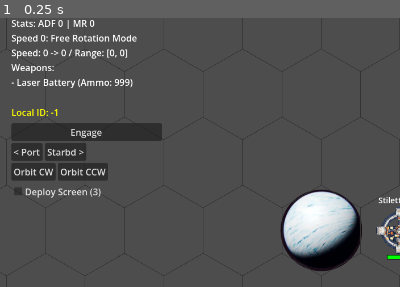
Above: before the commit, frame 1.
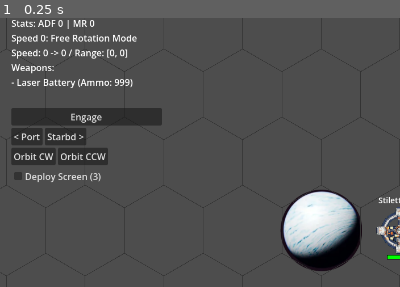
Above: after the commit, the same moment.

Repository: jjeffers/sf-kh-simulator
Game: Godot game, scene res://Scenes/Main.tscn
The game is run twice, just before and just after one commit, with the same random seed, the same clock (stepped at 60 frames per second) and the same inputs. This scene is started directly instead of the project's main scene.
Inputs:
- Up to frame 1 (0.25 s): no input
The pictures show only the part of the screen within x 0-50%, y 11-60%; the shares and areas given below are measured in that part.

The runs differ from the first frame. In frame 1, 5.9% of the frame differs, in the area x 3-41%, y 33-67%.

Commit message:
Include .agent directory and remove debug UI

Diff:
--- a/Scripts/GameManager.gd
+++ b/Scripts/GameManager.gd
@@ -94,9 +94,6 @@
 		my_local_player_id = -1 # Default to Spectator if network data missing
 		log_message("Network: Offline/Debug Mode (Spectator)")
 
-	if label_debug:
-		label_debug.text = "Local ID: %d" % my_local_player_id
-
 	if multiplayer.is_server():
 		# Host: Generate random seed and broadcast
 		var seed_val = randi()
@@ -141,12 +138,6 @@
 	label_status = Label.new()
 	label_status.text = "Initializing..."
 	vbox.add_child(label_status)
-
-	# Debug Label
-	label_debug = Label.new()
-	label_debug.text = "ID: ?"
-	label_debug.modulate = Color.YELLOW
-	vbox.add_child(label_debug)
 
 	var hbox = HBoxContainer.new()
 	vbox.add_child(hbox)
@@ -350,7 +341,6 @@
 var btn_restart: Button
 
 var label_center_message: Label
-var label_debug: Label
 
 func log_message(msg: String):
 	combat_log.append_text(msg + "\n")
